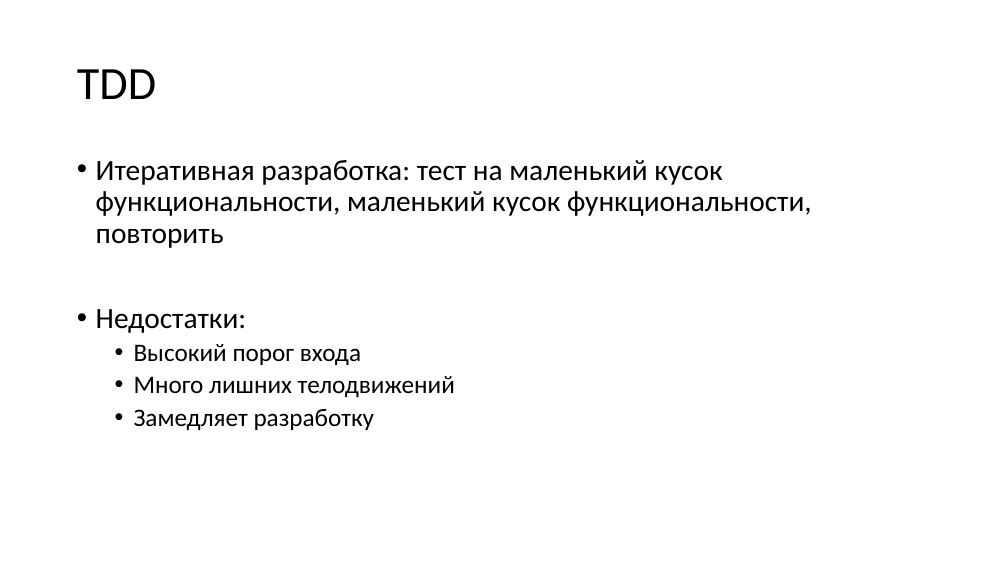
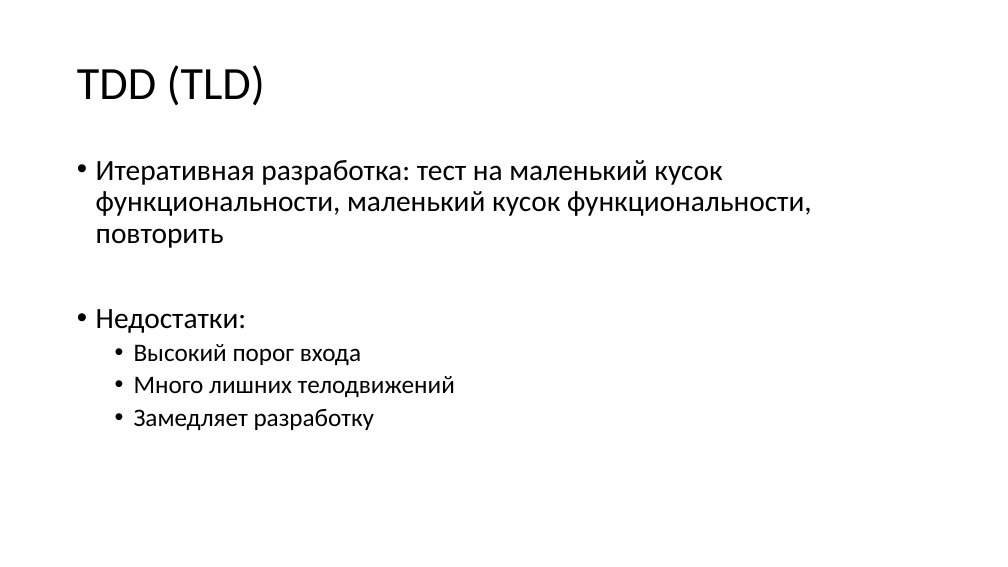
Before and after one commit to kugushev/presentations, a slide deck: slide 6 of Presentation.pptx. Drawn at 1008x567 pixels with LibreOffice and Linux fonts; fonts in the diff are those of the drawing. Boxes give left, top, right and bottom in pixels: in the first picture for what was removed or moved away, otherwise in the second. Text is boxed around its words. In the diff, an @@ line names an element or a change of style, - is before the commit and + after.

```diff
--- a/Presentation.pptx
+++ b/Presentation.pptx
@@ title at box(77, 65, 265, 106): text changed @@
-TDD
+TDD (TLD)
```
Also in this commit, not shown: 2 other slides changed, 6 slides added, 5 slides removed, 14 other files.
